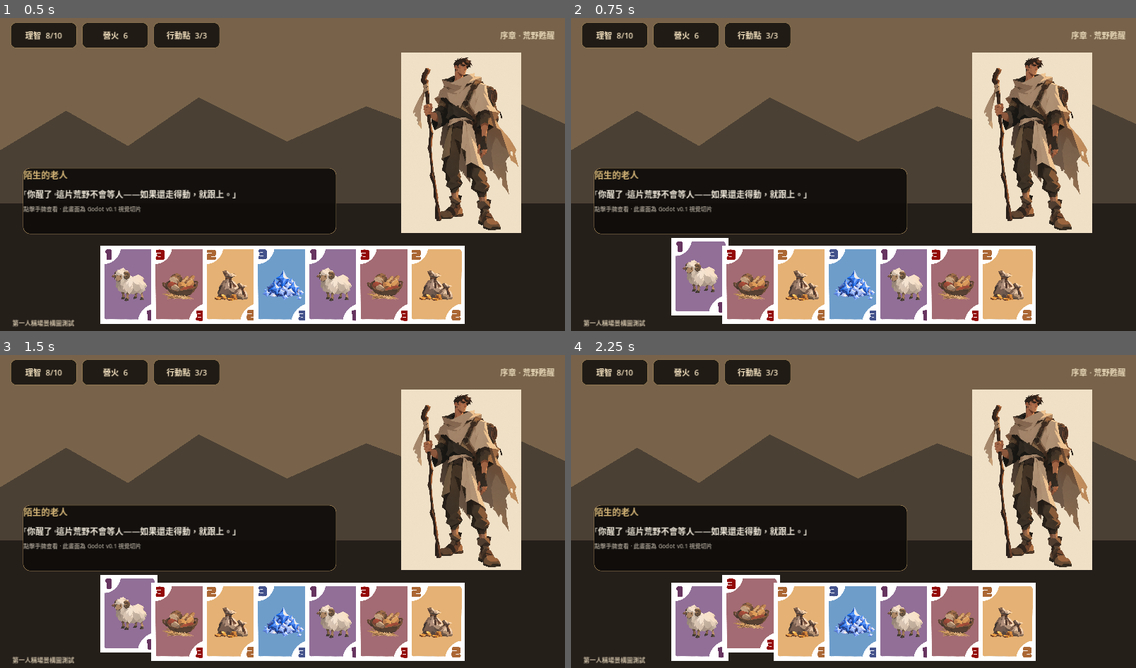
Above: before the commit, frames 1-4 (two rows, left to right).
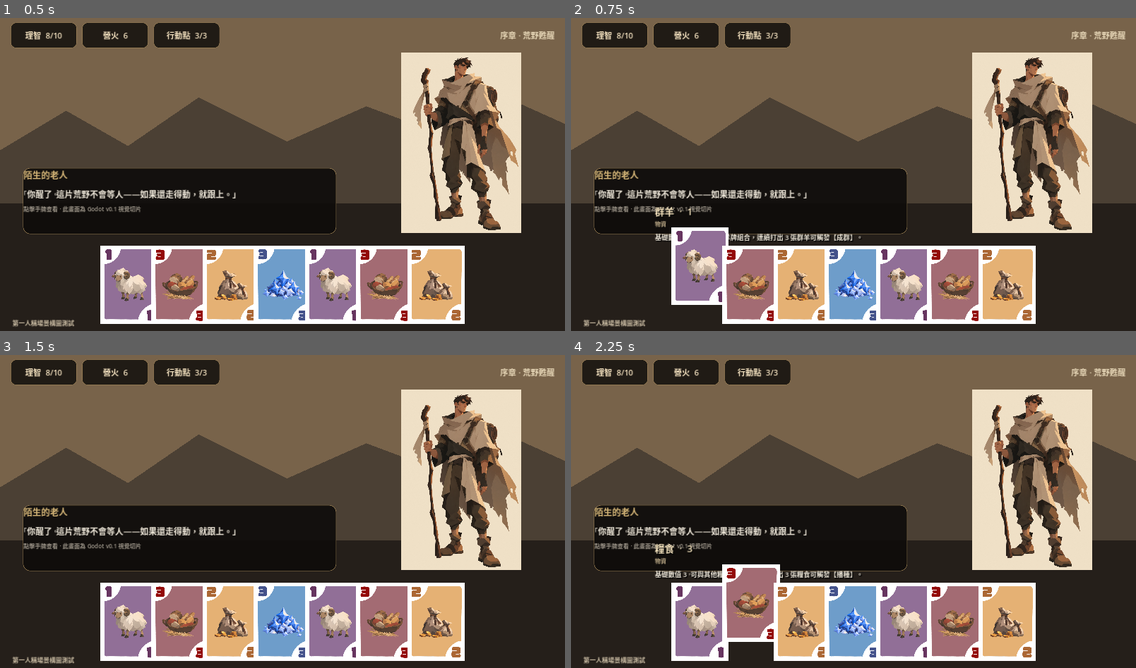
Above: after the commit, the same moments.

Repository: Timothy1007/shepherd
Game: Godot game, scene res://scenes/main.tscn
Two runs of this game, one before a commit and one after it. Both use one fixed random seed, a clock stepped at 60 frames per second and the inputs below.
Inputs (mouse positions are in pixels of both pictures, inside the frame that each line leads up to):
- Up to frame 1 (0.5 s): no input
- Up to frame 2 (0.75 s): click (700, 284) at 0.52 s
- Up to frame 3 (1.5 s): click (129, 614) at 1.27 s
- Up to frame 4 (2.25 s): click (751, 621) at 2.02 s

Frame 1 is identical in both runs. In frame 2, 2.1% of the frame differs, in the area x 14-52%, y 60-96%; in frame 3, 1.3%; in frame 4, 2.1%.

Commit message:
prototype: add click card detail interaction

Diff:
--- a/godot/scripts/main.gd
+++ b/godot/scripts/main.gd
@@ -1,14 +1,17 @@
 extends Control
 
 var hand_cards = [
-	["群羊", "res://assets/cards/sheep-1.png"],
-	["糧食", "res://assets/cards/food-3.png"],
-	["金錢", "res://assets/cards/money-2.png"],
-	["恩典", "res://assets/cards/grace-3.png"],
-	["群羊", "res://assets/cards/sheep-1.png"],
-	["糧食", "res://assets/cards/food-3.png"],
-	["金錢", "res://assets/cards/money-2.png"],
+	["群羊", "1", "res://assets/cards/sheep-1.png", "物資", "基礎數值 1。可與其他群羊牌組合，連續打出 3 張群羊可觸發【成群】。"],
+	["糧食", "3", "res://assets/cards/food-3.png", "物資", "基礎數值 3。可與其他糧食牌組合，連續打出 3 張糧食可觸發【播種】。"],
+	["金錢", "2", "res://assets/cards/money-2.png", "物資", "基礎數值 2。可與其他金錢牌組合，連續打出 3 張金錢可觸發【積累】。"],
+	["恩典", "3", "res://assets/cards/grace-3.png", "特殊物資", "基礎數值 3。行動中包含恩典時，可觸發【恩賜】，額外成全一次可對應的法則。"],
+	["群羊", "1", "res://assets/cards/sheep-1.png", "物資", "基礎數值 1。可與其他群羊牌組合，連續打出 3 張群羊可觸發【成群】。"],
+	["糧食", "3", "res://assets/cards/food-3.png", "物資", "基礎數值 3。可與其他糧食牌組合，連續打出 3 張糧食可觸發【播種】。"],
+	["金錢", "2", "res://assets/cards/money-2.png", "物資", "基礎數值 2。可與其他金錢牌組合，連續打出 3 張金錢可觸發【積累】。"],
 ]
+
+var selected_card: TextureButton
+var card_info: VBoxContainer
 
 func _ready() -> void:
 	_build_vertical_slice()
@@ -47,8 +50,32 @@
 	var line=label("「你醒了。這片荒野不會等人——如果還走得動，就跟上。」",19,Color("#f1eadc")); line.autowrap_mode=TextServer.AUTOWRAP_WORD_SMART; dv.add_child(line)
 	var hint=label("點擊手牌查看 · 此畫面為 Godot v0.1 視覺切片",13,Color("#9d9589")); dv.add_child(hint)
 
+	card_info=VBoxContainer.new(); card_info.position=Vector2(190,430); card_info.size=Vector2(520,92); card_info.add_theme_constant_override("separation",2); card_info.mouse_filter=Control.MOUSE_FILTER_IGNORE; card_info.visible=false; add_child(card_info)
+
 	var hand=HBoxContainer.new(); hand.position=Vector2(65,525); hand.size=Vector2(1150,180); hand.alignment=BoxContainer.ALIGNMENT_CENTER; hand.add_theme_constant_override("separation",-14); add_child(hand)
 	for item in hand_cards:
-		var card=TextureButton.new(); card.custom_minimum_size=Vec …(98 unchanged characters)… CENTERED; card.texture_normal=load(item[1]); card.tooltip_text=item[0]; card.mouse_entered.connect(func(c=card): c.position.y=-18); card.mouse_exited.connect(func(c=card): c.position.y=0); hand.add_child(card)
+		var card=TextureButton.new(); card.custom_minimum_size=Vec …(98 unchanged characters)… CENTERED; card.texture_normal=load(item[2]); card.tooltip_text=item[0]; card.mouse_entered.connect(func(c=card): if_selected_hover(c, true)); card.mouse_exited.connect(func(c=card): if_selected_hover(c, false)); card.pressed.connect(func(c=card, data=item): select_card(c, data)); hand.add_child(card)
 
 	var tag=label("第一人稱場景構圖測試",14,Color("#cbbda4")); tag.position=Vector2(28,690); add_child(tag)
+
+func if_selected_hover(card: TextureButton, hovering: bool) -> void:
+	if card == selected_card:
+		return
+	card.position.y = -12 if hovering else 0
+
+func select_card(card: TextureButton, data: Array) -> void:
+	if selected_card == card:
+		selected_card.position.y=0
+		selected_card=null
+		card_info.visible=false
+		return
+	if selected_card:
+		selected_card.position.y=0
+	selected_card=card
+	card.position.y=-42
+	for child in card_info.get_children():
+		child.queue_free()
+	var title=label(data[0] + "  ·  " + data[1],22,Color("#f4e2bd")); title.add_theme_color_override("font_shadow_color",Color(0,0,0,0.9)); title.add_theme_constant_override("shadow_offset_x",2); title.add_theme_constant_override("shadow_offset_y",2); card_info.add_child(title)
+	var kind=label(data[3],13,Color("#c7b28e")); kind.add_theme_color_override("font_shadow_color",Color(0,0,0,0.9)); kind.add_theme_constant_override("shadow_offset_x",1); kind.add_theme_constant_override("shadow_offset_y",1); card_info.add_child(kind)
+	var desc=label(data[4],15,Color("#f1eadc")); desc.autowrap_mode=TextServer.AUTOWRAP_WORD_SMART; desc.add_theme_color_override("font_shadow_color",Color(0,0,0,0.95)); desc.add_theme_constant_override("shadow_offset_x",2); desc.add_theme_constant_override("shadow_offset_y",2); card_info.add_child(desc)
+	card_info.visible=true
